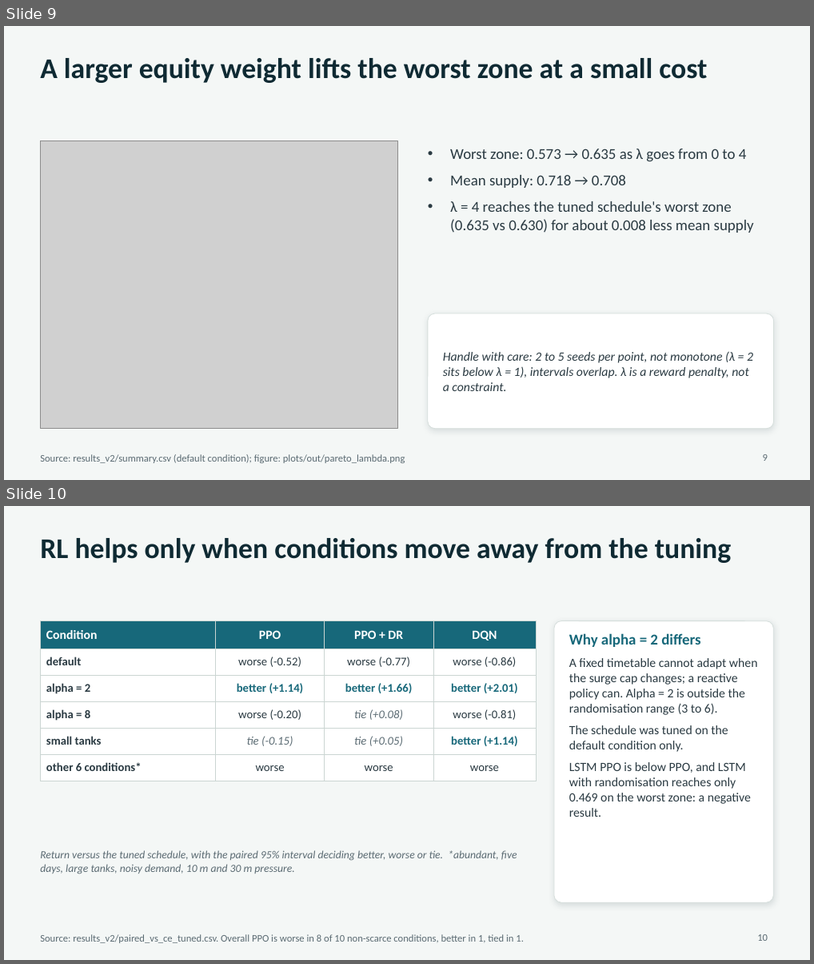
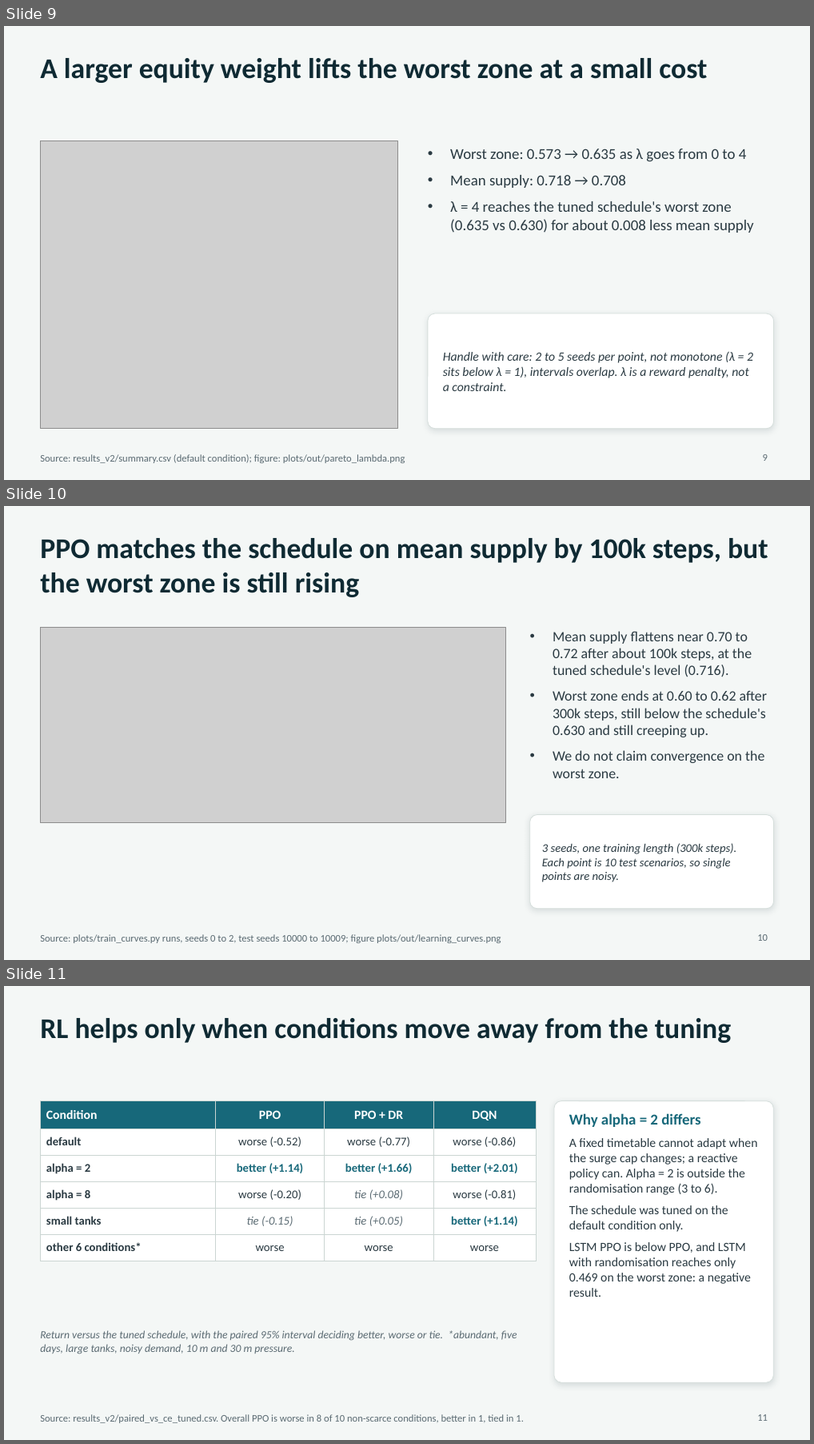
Before and after one commit to adithyx-0/iws-rl, a slide deck: presentation/IWS_RL_deck.pptx. Shown one above the other, each under a label of ours: slides 9 and 10 before the commit, slides 9, 10 and 11 after it. The pictures are 814x964 and 814x1444 pixels, drawn with LibreOffice and Linux fonts; fonts in the diff are those of the drawing; grey boxes stand for pictures. Boxes give left, top, right and bottom in pixels: in the first picture for what was removed or moved away, otherwise in the second. Text is boxed around its words. In the diff, an @@ line names an element or a change of style, - is before the commit and + after.

```diff
--- a/presentation/IWS_RL_deck.pptx
+++ b/presentation/IWS_RL_deck.pptx
@@ slide 10 added at [4,506,810,960], background #F4F7F6 @@
@@ title added at [40,538,769,597], 34 pt, text #0F2A33, bold @@
+PPO matches the schedule on mean supply by 100k steps, but the worst zone is still rising
@@ picture added at [40,627,506,822] @@
@@ text added at [553,631,767,778], 17 pt, text #2A3A42 @@
+• Mean supply flattens near 0.70 to 0.72 after about 100k steps, at the tuned schedule's level (0.716).
+• Worst zone ends at 0.60 to 0.62 after 300k steps, still below the schedule's 0.630 and still creeping up.
+• We do not claim convergence on the worst zone.
@@ rounded rectangle added at [530,815,774,908], fill #FFFFFF, outline #D5DEDB 0.75 pt @@
@@ text added at [542,843,738,882], 14 pt, text #2A3A42, italic @@
+3 seeds, one training length (300k steps). Each point is 10 test scenarios, so single points are noisy.
@@ text added at [40,934,502,943], 12 pt, text #5B6B73 @@
+Source: plots/train_curves.py runs, seeds 0 to 2, test seeds 10000 to 10009; figure plots/out/learning_curves.png
@@ page number added at [758,934,768,940], 12 pt, text #5B6B73 @@
+10
@@ what was slide 10 is now slide 11 @@
@@ page number at [758,1414,768,1420]: text changed @@
-10
+11
```
Also in this commit, not shown: 5 other files.
